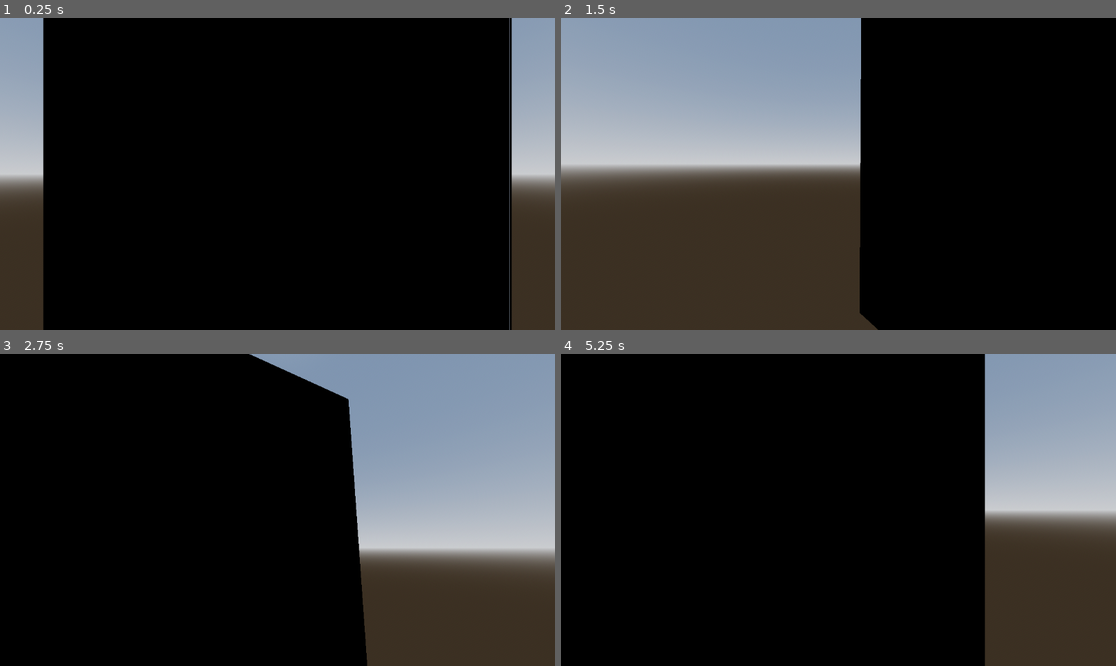
Above: before the commit, frames 1-4 (two rows, left to right).
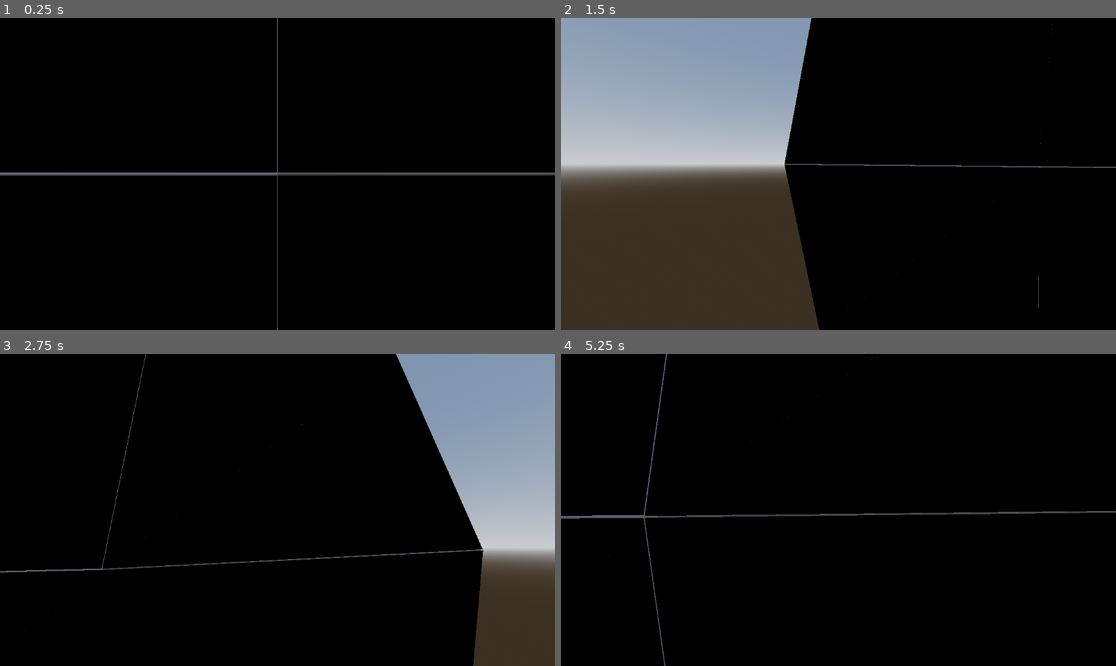
Above: after the commit, the same moments.

Repository: Shirtsy/mesh-tests
Game: Godot game, scene res://scenes/world_1/world_1.tscn
Same seed, same stepped clock (60 frames per second), same inputs: the game is played once before the commit and once after it.
Inputs (mouse positions are in pixels of both pictures, inside the frame that each line leads up to):
- Up to frame 1 (0.25 s): no input
- Up to frame 2 (1.5 s): tap Enter at 0.5 s; move the mouse to (866, 174) at 0.52 s; hold W (forward) from 0.53 s (still down); tap Down (d_a) at 0.6 s; move the mouse to (810, 174) at 1.27 s; tap Left (l_a) at 1.35 s
- Up to frame 3 (2.75 s): keep holding W (forward); move the mouse to (288, 503) at 2.02 s; tap E (left_click) at 2.1 s
- Up to frame 4 (5.25 s): keep holding W (forward); move the mouse to (832, 516) at 2.77 s; tap one key every 0.75 s from 2.85 s: Right (r_a) Q (right_click) Up (u_a) Down (d_a); move the mouse to (877, 513) at 3.52 s; move the mouse to (794, 506) at 4.27 s; move the mouse to (844, 510) at 5.02 s

The runs differ from the first frame. In frame 1, 17% of the frame differs, in the area x 0-100%, y 0-100%; in frame 2, 11%; in frame 3, 19%; in frame 4, 24%.

Commit message:
Update world_1.tscn

Diff:
--- a/scenes/world_1/world_1.tscn
+++ b/scenes/world_1/world_1.tscn
@@ -42,7 +42,7 @@
 shadow_enabled = true
 
 [node name="Player" parent="." instance=ExtResource("1_taxgw")]
-speed = 100000.0
+speed = 1e+07
 
 [node name="SubViewportContainer" type="SubViewportContainer" parent="."]
 anchors_preset = 15
@@ -62,7 +62,7 @@
 script = ExtResource("2_ic8tw")
 radius = 6e+06
 marker = NodePath("../../../Player")
-lod_distances = Array[float]([100.0, 50.0, 25.0, 5.0, 2.0, 0.5])
+lod_distances = Array[float]([1e+09, 1e+06])
 multi_noise = SubResource("Resource_p45x0")
 metadata/_custom_type_script = ExtResource("2_ic8tw")
 
